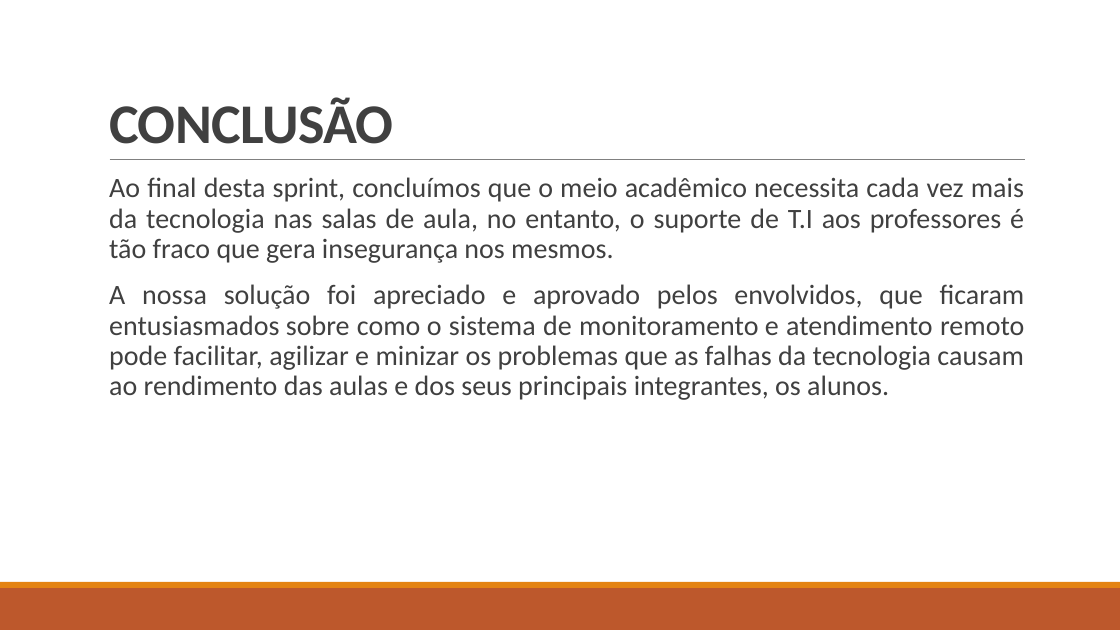
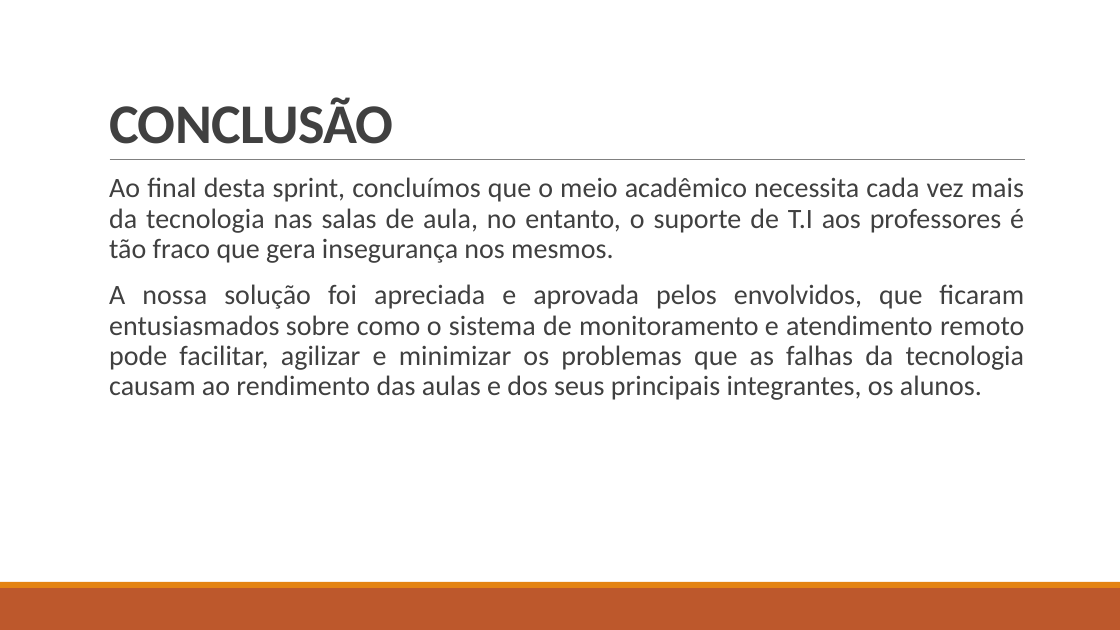
Before and after one commit to BandTec/grupo-05-adsa-20201, a slide deck: slide 25 of Apresentação Sprint 1.pptx (slide 24 before the commit). Drawn at 1120x630 pixels with LibreOffice and Linux fonts; fonts in the diff are those of the drawing. Boxes give left, top, right and bottom in pixels: in the first picture for what was removed or moved away, otherwise in the second. Text is boxed around its words. In the diff, an @@ line names an element or a change of style, - is before the commit and + after.

```diff
--- a/Apresentação Sprint 1.pptx
+++ b/Apresentação Sprint 1.pptx
@@ text at [109, 284, 1024, 400]: text changed @@
-  A nossa solução foi apreciado e aprovado pelos envolvidos, que ficaram entusiasmados sobre como o sistema de monitoramento e atendimento remoto pode facilitar, agilizar e minizar os problemas que as falhas da tecnologia causam ao rendimento das aulas e dos seus principais integrantes, os alunos.
+  A nossa solução foi apreciada e aprovada pelos envolvidos, que ficaram entusiasmados sobre como o sistema de monitoramento e atendimento remoto pode facilitar, agilizar e minimizar os problemas que as falhas da tecnologia causam ao rendimento das aulas e dos seus principais integrantes, os alunos.
```
Also in this commit, not shown: 11 other slides changed, 1 slide added.
